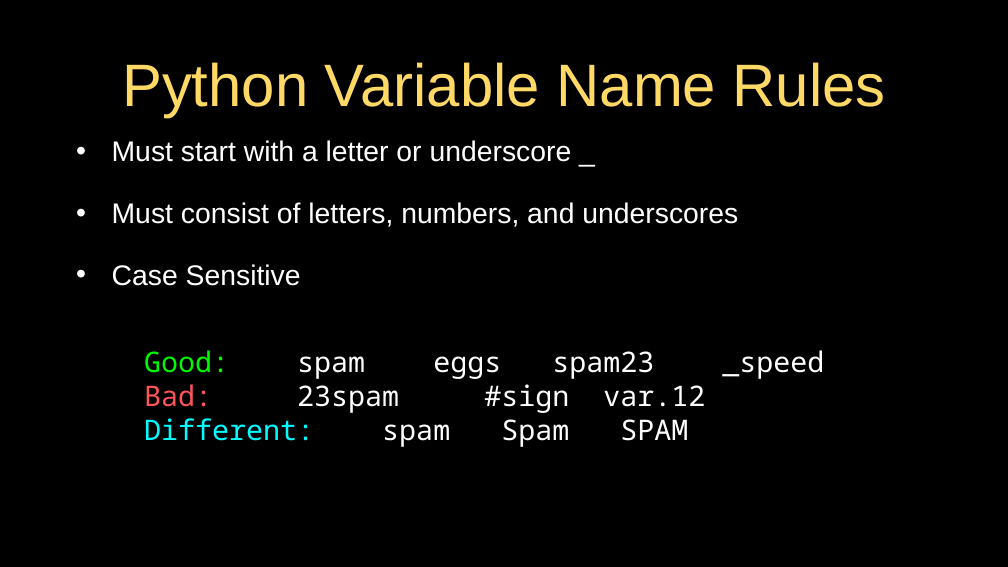
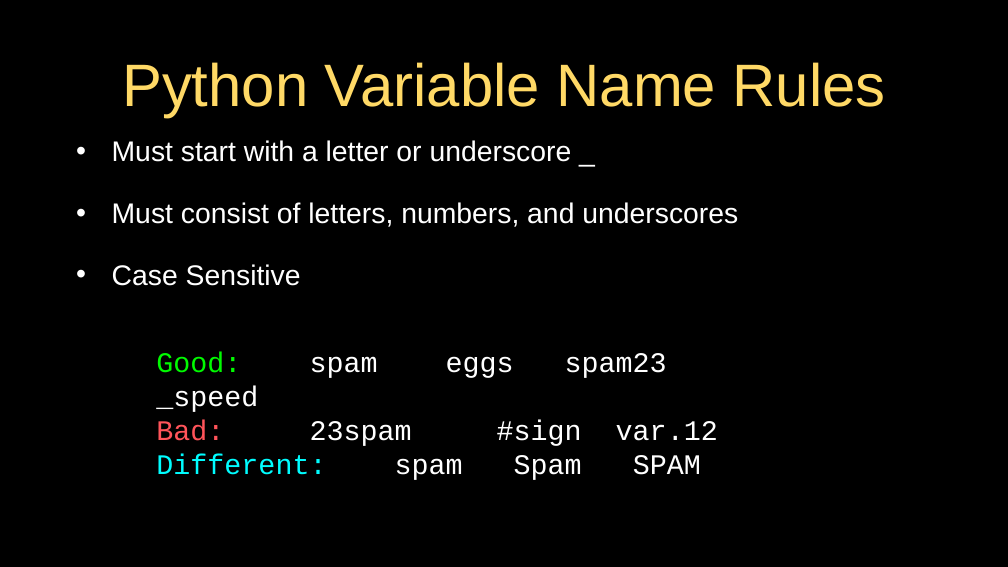
Before and after one commit to motazsaad/wdmm1402-2019, a slide deck: slide 6 of ppt/pythonlearn-02-expressions.pptx. Drawn at 1008x567 pixels with LibreOffice and Linux fonts; fonts in the diff are those of the drawing. Boxes give left, top, right and bottom in pixels: in the first picture for what was removed or moved away, otherwise in the second. Text is boxed around its words. In the diff, an @@ line names an element or a change of style, - is before the commit and + after.

Commit message:
variables in Python

```diff
--- a/ppt/pythonlearn-02-expressions.pptx
+++ b/ppt/pythonlearn-02-expressions.pptx
@@ text "Good: spam eggs spam23 _speed": place and size @@
-text "Good: spam eggs spam23 _speed" at box(144, 350, 824, 447)
+text "Good: spam eggs spam23 _speed" at box(156, 352, 718, 480)
@@ text "Good: spam eggs spam23 _speed" at box(156, 352, 718, 480): font Noto Sans Mono to Courier New @@
```
Also in this commit, not shown: 28 other slides changed, 4 other files.
